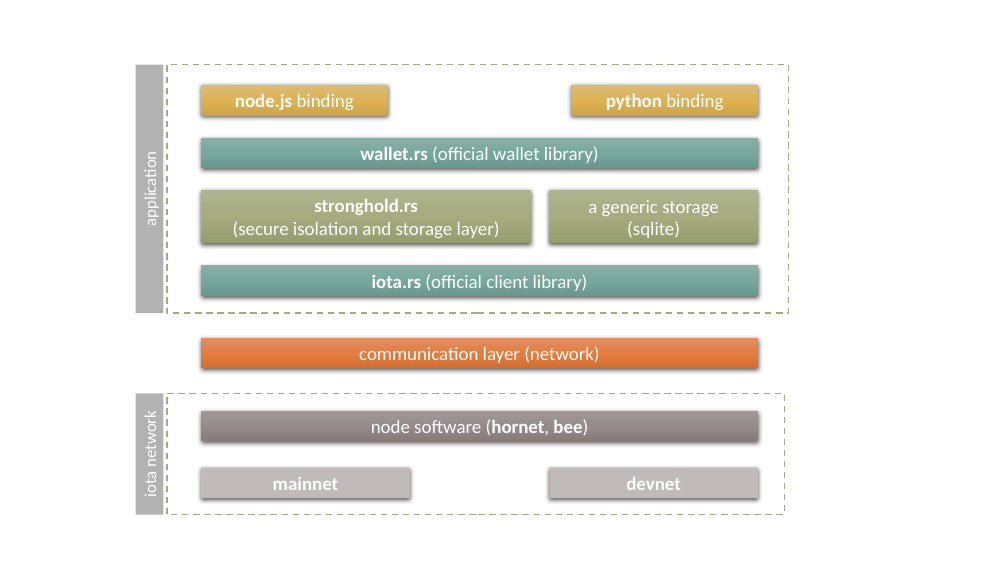
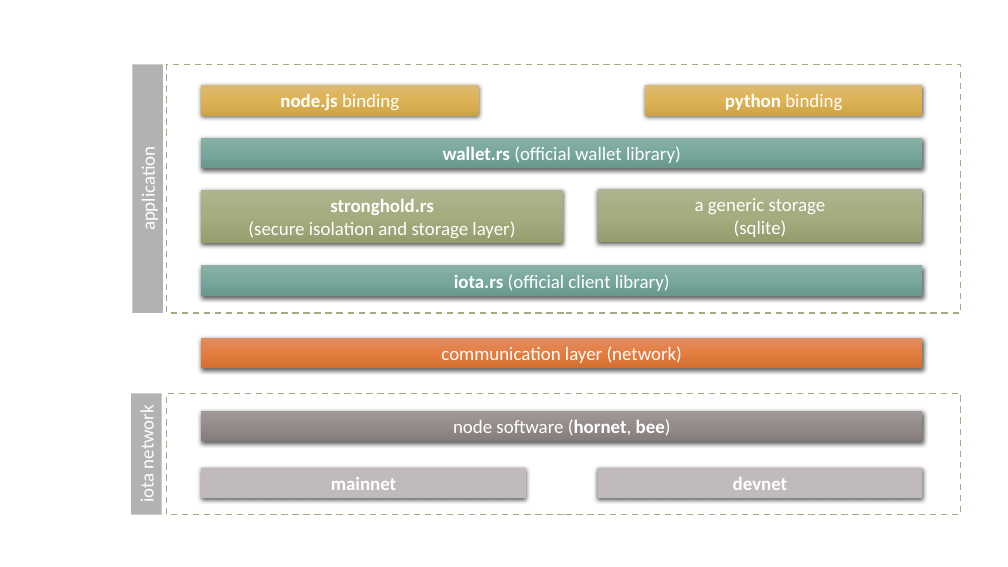
Before and after one commit to iotaledger/wallet.rs, a slide deck: slide 1 of docs/charts.pptx. Drawn at 1008x567 pixels with LibreOffice and Linux fonts; fonts in the diff are those of the drawing. Boxes give left, top, right and bottom in pixels: in the first picture for what was removed or moved away, otherwise in the second. Text is boxed around its words. In the diff, an @@ line names an element or a change of style, - is before the commit and + after.

Commit message:
Minor change

```diff
--- a/docs/charts.pptx
+++ b/docs/charts.pptx
@@ rectangle "application" at box(133, 64, 163, 313): size 16 to 18 pt @@
@@ rectangle: place and size @@
-rectangle at box(167, 64, 789, 313)
+rectangle at box(167, 64, 961, 313)
@@ rectangle "node.js binding": place and size @@
-rectangle "node.js binding" at box(201, 85, 388, 116)
+rectangle "node.js binding" at box(201, 85, 479, 116)
@@ rectangle "python binding": place and size @@
-rectangle "python binding" at box(572, 85, 758, 116)
+rectangle "python binding" at box(645, 85, 923, 116)
@@ rectangle "wallet.rs (official wallet library)": place and size @@
-rectangle "wallet.rs (official wallet library)" at box(201, 138, 758, 168)
+rectangle "wallet.rs (official wallet library)" at box(201, 138, 923, 168)
@@ rectangle "stronghold.rs (secure isolation and storage ...": place and size @@
-rectangle "stronghold.rs (secure isolation and storage ..." at box(201, 190, 532, 243)
+rectangle "stronghold.rs (secure isolation and storage ..." at box(201, 190, 563, 243)
@@ rectangle "a generic storage (sqlite)": place and size @@
-rectangle "a generic storage (sqlite)" at box(550, 190, 758, 243)
+rectangle "a generic storage (sqlite)" at box(597, 188, 923, 242)
@@ rectangle "iota.rs (official client library)": place and size @@
-rectangle "iota.rs (official client library)" at box(201, 265, 758, 296)
+rectangle "iota.rs (official client library)" at box(201, 265, 923, 296)
@@ rectangle "communication layer (network)": place and size @@
-rectangle "communication layer (network)" at box(201, 338, 758, 368)
+rectangle "communication layer (network)" at box(201, 338, 923, 368)
@@ rectangle "iota network" at box(131, 393, 161, 514): size 16 to 18 pt @@
@@ rectangle "iota network": place and size @@
-rectangle "iota network" at box(136, 394, 164, 515)
+rectangle "iota network" at box(131, 393, 161, 514)
@@ rectangle: place and size @@
-rectangle at box(167, 393, 785, 514)
+rectangle at box(167, 393, 961, 514)
@@ rectangle "node software (hornet, bee)": place and size @@
-rectangle "node software (hornet, bee)" at box(201, 411, 758, 442)
+rectangle "node software (hornet, bee)" at box(201, 411, 923, 442)
@@ rectangle "mainnet": place and size @@
-rectangle "mainnet" at box(201, 468, 410, 498)
+rectangle "mainnet" at box(201, 468, 526, 498)
@@ rectangle "devnet": place and size @@
-rectangle "devnet" at box(550, 468, 758, 498)
+rectangle "devnet" at box(597, 468, 923, 498)
```
